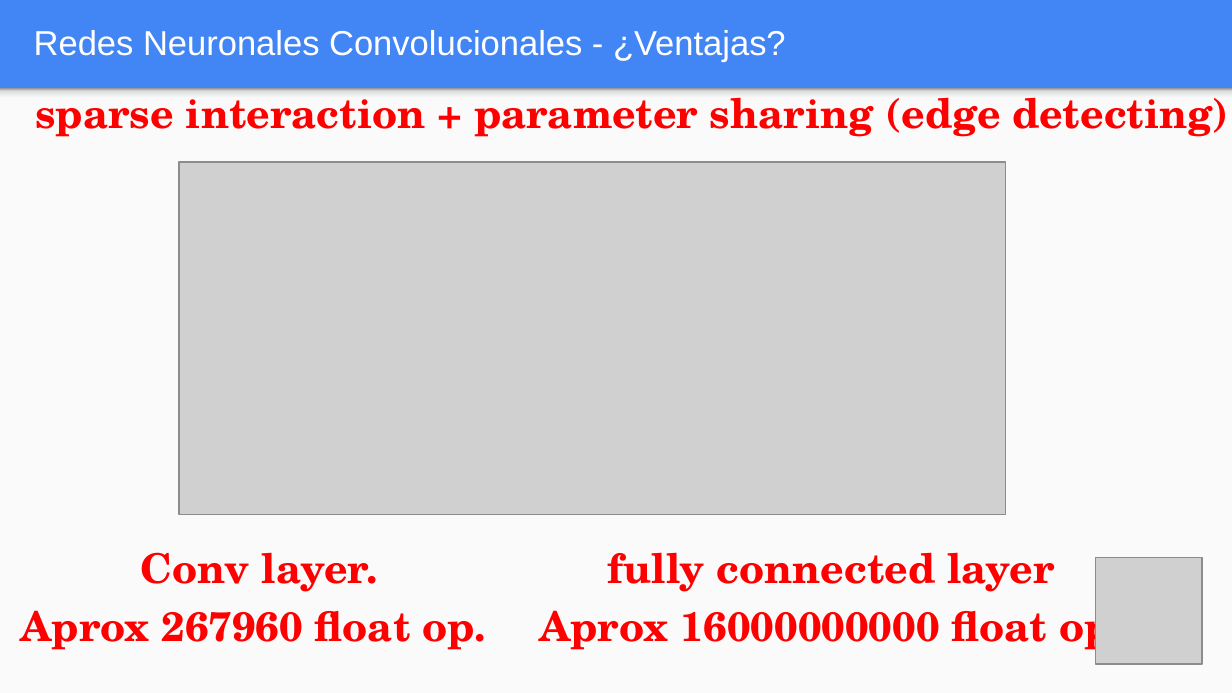
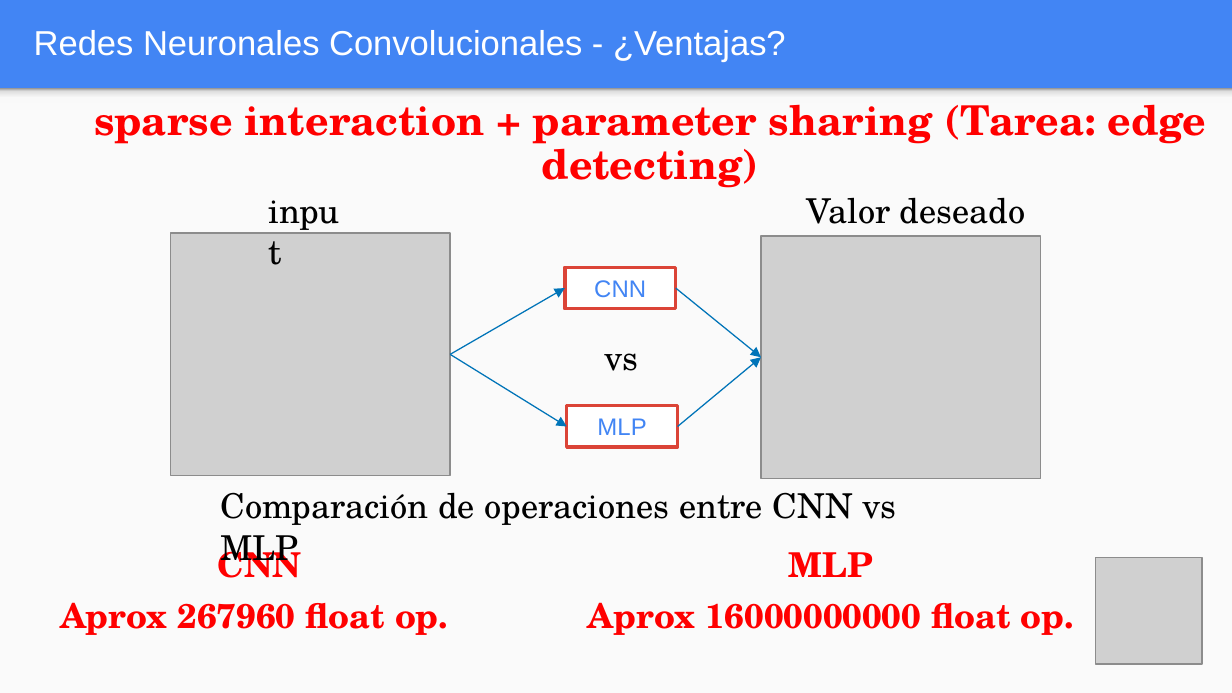
Before and after one commit to FIUBA-Posgrado-Inteligencia-Artificial/aprendizaje_profundo, a slide deck: slide 23 of clase_5/teoria/Clase_5.pptx (slide 24 before the commit). Drawn at 1232x693 pixels with LibreOffice and Linux fonts; fonts in the diff are those of the drawing; grey boxes stand for pictures. Boxes give left, top, right and bottom in pixels: in the first picture for what was removed or moved away, otherwise in the second. Text is boxed around its words. In the diff, an @@ line names an element or a change of style, - is before the commit and + after.

```diff
--- a/clase_5/teoria/Clase_5.pptx
+++ b/clase_5/teoria/Clase_5.pptx
@@ text at bbox=[94, 104, 1207, 188]: text changed @@
-sparse interaction + parameter sharing (edge detecting)
+sparse interaction + parameter sharing (Tarea: edge detecting)
@@ text added at bbox=[259, 185, 356, 248], 20 pt, text #000000 @@
+input
@@ text added at bbox=[806, 197, 1026, 224], 20 pt, text #000000 @@
+Valor deseado
@@ picture: place and size @@
-picture at bbox=[179, 163, 1005, 515]
+picture at bbox=[171, 233, 451, 476]
@@ picture added at bbox=[761, 237, 1041, 479] @@
@@ rectangle added at bbox=[564, 267, 675, 309], fill #FFFFFF, outline #DB4437 2 pt, 14 pt, text #4285F4 @@
+CNN
@@ arrow added from (450, 355) to (564, 288), #0075BB 0.75 pt @@
@@ arrow added from (675, 288) to (761, 357), #0075BB 0.75 pt @@
@@ arrow added from (450, 355) to (567, 426), #0075BB 0.75 pt @@
@@ text added at bbox=[604, 353, 638, 371], 20 pt, text #000000 @@
+vs
@@ arrow added from (678, 426) to (761, 357), #0075BB 0.75 pt @@
@@ rectangle added at bbox=[567, 405, 678, 447], fill #FFFFFF, outline #DB4437 2 pt, 14 pt, text #4285F4 @@
+MLP
@@ text added at bbox=[221, 492, 897, 570], 20 pt, text #000000 @@
+Comparación de operaciones entre CNN vs MLP
@@ text at bbox=[217, 543, 301, 578]: text changed; size 24 to 20 pt @@
-Conv layer.
+CNN
@@ text at bbox=[789, 552, 873, 577]: text changed; size 24 to 20 pt @@
-fully connected layer
+MLP
@@ text at bbox=[60, 602, 448, 635]: size 24 to 20 pt in "Aprox 267960 float op." @@
@@ text at bbox=[588, 602, 1074, 635]: size 24 to 20 pt in "Aprox 16000000000 float op." @@
```
Also in this commit, not shown: 16 other slides changed, 1 slide added, 1 slide removed, 1 other file.
